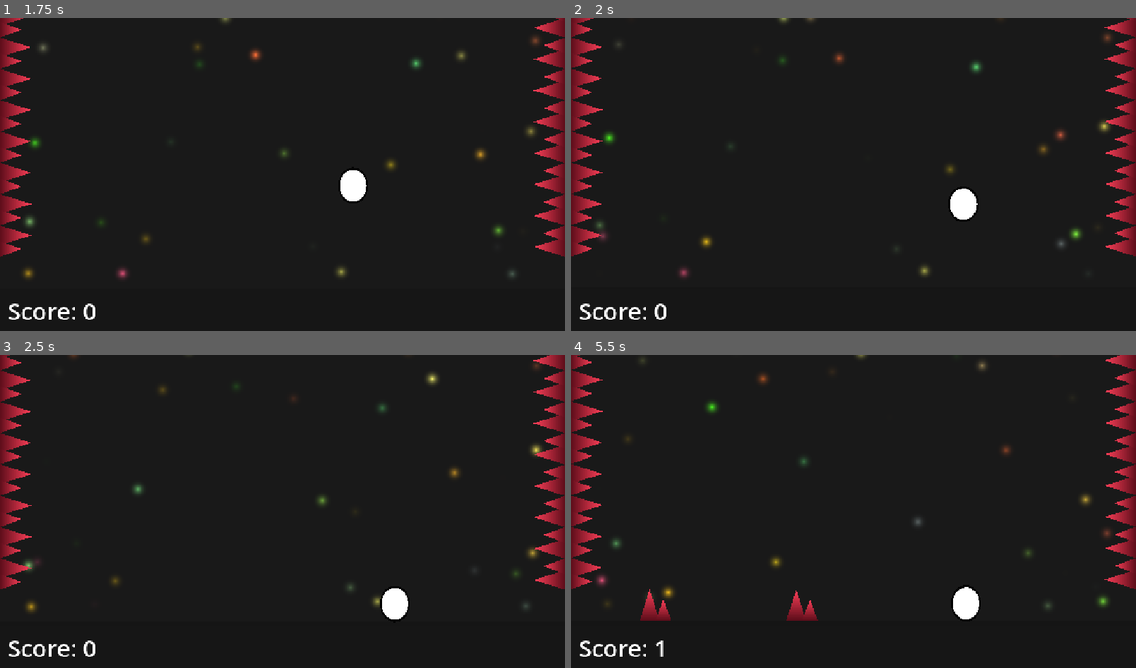
Above: before the commit, frames 1-4 (two rows, left to right).
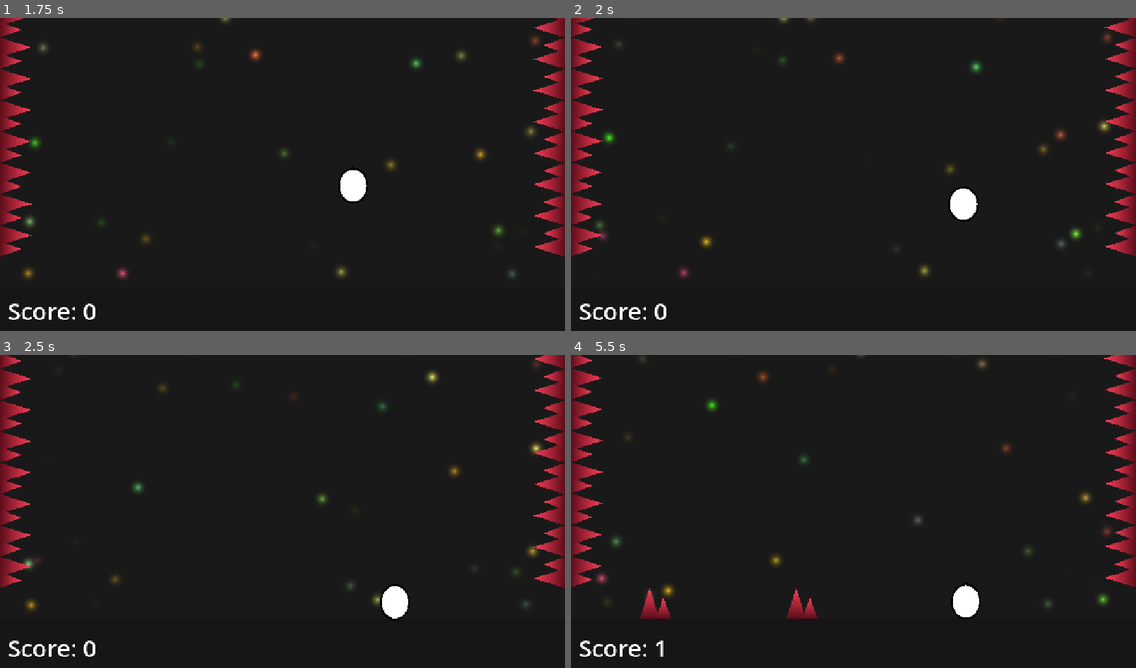
Above: after the commit, the same moments.

Repository: vindognz/dodge-the-spikes
Game: Godot game, scene res://scenes/start.tscn
Two runs of this game, one before a commit and one after it. Both use one fixed random seed, a clock stepped at 60 frames per second and the inputs below.
Inputs (mouse positions are in pixels of both pictures, inside the frame that each line leads up to):
- Up to frame 1 (1.75 s): click "Play" at 0.5 s; tap Enter at 1.25 s; move the mouse to (406, 161) at 1.27 s; hold Right (right) from 1.28 s (still down); hold Space (jump) from 1.28 s (still down); click (406, 161) at 1.42 s
- Up to frame 2 (2 s): keep holding Right (right); keep holding Space (jump)
- Up to frame 3 (2.5 s): release Right (right) at 2 s; release Space (jump) at 2 s; drag from (169, 530) to (16, 577) at 2.02 s
- Up to frame 4 (5.5 s): move the mouse to (910, 442) at 2.77 s; hold A (left) 2.78-3.5 s; hold Space (jump) 2.78-3.5 s; tap Shift at 2.85 s; drag from (825, 577) to (587, 545) at 3.52 s; move the mouse to (1023, 561) at 4.27 s; hold Right (right) 4.28-5 s; hold Space (jump) 4.28-5 s; tap Alt at 4.35 s; drag from (684, 464) to (587, 514) at 5.02 s

Frame 1 is identical in both runs. In frame 2, less than 0.1% of the frame differs, in the area x 0-100%, y 0-76%; in frame 3, 1.5%; in frame 4, 1.8%, in the area x 0-100%, y 0-85%.

Commit message:
Added sound! + README touchups

Diff:
--- a/scenes/game.tscn
+++ b/scenes/game.tscn
@@ -2,8 +2,10 @@
 
 [ext_resource type="Script" uid="uid://d23eduqv4knlu" path="res://scripts/game.gd" id="1_lnu2h"]
 [ext_resource type="PackedScene" uid="uid://bvyjhp7v0x04v" path="res://scenes/player.tscn" id="1_uwrxv"]
+[ext_resource type="AudioStream" uid="uid://ci6pnpumog1wo" path="res://assets/sfx/score.wav" id="2_dinhu"]
 [ext_resource type="Shader" uid="uid://du1y2b5vp0oos" path="res://shaders/fireflies_bg.gdshader" id="2_iywne"]
 [ext_resource type="PackedScene" uid="uid://uxx4nd6pm7q2" path="res://scenes/spike.tscn" id="2_yqjtg"]
+[ext_resource type="AudioStream" uid="uid://q30ifgphetwl" path="res://assets/sfx/levelup.wav" id="3_kvuet"]
 [ext_resource type="Script" uid="uid://b8dajrp0j8p8l" path="res://scripts/fireflies.gd" id="3_p57ef"]
 [ext_resource type="Script" uid="uid://beo50xf5lvt7u" path="res://scripts/spike_controller.gd" id="4_lbhrr"]
 [ext_resource type="Script" uid="uid://kwpd12r52fn2" path="res://scripts/camera.gd" id="5_gee14"]
@@ -29,6 +31,15 @@
 
 [node name="Game" type="Node2D" unique_id=989393803]
 script = ExtResource("1_lnu2h")
+
+[node name="Sounds" type="Node2D" parent="." unique_id=463445778]
+
+[node name="ScoreSound" type="AudioStreamPlayer2D" parent="Sounds" unique_id=1431205010]
+stream = ExtResource("2_dinhu")
+volume_db = -4.0
+
+[node name="LevelUpSound" type="AudioStreamPlayer2D" parent="Sounds" unique_id=475620454]
+stream = ExtResource("3_kvuet")
 
 [node name="small bottom bg rect" type="ColorRect" parent="." unique_id=714083169]
 z_index = -1
--- a/scenes/player.tscn
+++ b/scenes/player.tscn
@@ -3,6 +3,9 @@
 [ext_resource type="Script" uid="uid://cxa0dr5e57cgo" path="res://scripts/player.gd" id="1_g2els"]
 [ext_resource type="Script" uid="uid://b1331flfnuqsm" path="res://scripts/sparks_controller.gd" id="2_g2els"]
 [ext_resource type="PackedScene" uid="uid://ymsijdw8rwbl" path="res://scenes/spark.tscn" id="3_qhqgy"]
+[ext_resource type="AudioStream" uid="uid://bq3h7ej2mvjgp" path="res://assets/sfx/jump.wav" id="4_dqkch"]
+[ext_resource type="AudioStream" uid="uid://dukvfqd0yc57g" path="res://assets/sfx/thud.wav" id="5_qlg0r"]
+[ext_resource type="AudioStream" uid="uid://woen32x1qr2n" path="res://assets/sfx/death.wav" id="6_tuyoq"]
 
 [sub_resource type="CircleShape2D" id="CircleShape2D_j8q1p"]
 radius = 8.0
@@ -16,3 +19,13 @@
 [node name="SparksController" type="Node2D" parent="." unique_id=512559077]
 script = ExtResource("2_g2els")
 spark_scene = ExtResource("3_qhqgy")
+
+[node name="JumpSound" type="AudioStreamPlayer2D" parent="." unique_id=2105010388]
+stream = ExtResource("4_dqkch")
+volume_db = -10.0
+
+[node name="ThudSound" type="AudioStreamPlayer2D" parent="." unique_id=322180431]
+stream = ExtResource("5_qlg0r")
+
+[node name="DeathSound" type="AudioStreamPlayer2D" parent="." unique_id=983816307]
+stream = ExtResource("6_tuyoq")
--- a/scripts/level_controller.gd
+++ b/scripts/level_controller.gd
@@ -1,6 +1,7 @@
 extends Node2D
 
 @onready var level_banner: Label = $"../CanvasLayer/LevelBanner"
+@onready var level_up_sound: AudioStreamPlayer2D = $"../Sounds/LevelUpSound"
 
 func _ready() -> void:
 	level_banner.modulate.a = 0.0
@@ -24,6 +25,7 @@
 	Global.level += 1
 	Global.spawned_this_level = 0
 	level_banner.text = "Level " + str(Global.level)
+	level_up_sound.play()
 
 	var tween = create_tween()
 	tween.tween_property(level_banner, "modulate:a", 1.0, 0.4)
--- a/scripts/player.gd
+++ b/scripts/player.gd
@@ -2,6 +2,9 @@
 
 @onready var camera: Camera2D = $"../Camera"
 @onready var sparks_controller: Node2D = $SparksController
+@onready var jump_sound: AudioStreamPlayer2D = $JumpSound
+@onready var thud_sound: AudioStreamPlayer2D = $ThudSound
+@onready var death_sound: AudioStreamPlayer2D = $DeathSound
 
 const SPEED: float = 80.0
 const JUMP_VELOCITY: float = 400.0
@@ -31,6 +34,7 @@
 	if Input.is_action_pressed("jump") and is_on_floor():
 		velocity.y = -JUMP_VELOCITY
 		target_scale = Vector2(1.15, 0.85)
+		jump_sound.play()
 
 	var direction := Input.get_axis("left", "right")
 
@@ -45,7 +49,9 @@
 	was_on_floor = is_on_floor()
 
 	if just_landed:
-		camera.shake(5.0, 0.1)
+		camera.shake(7.0, 0.1)
+		thud_sound.pitch_scale = randf_range(0.5, 1.5)
+		thud_sound.play()
 		var tween = create_tween()
 		tween.tween_property(self, "draw_scale", Vector2(1.35, 0.65), 0.05)
 		tween.tween_property(self, "draw_scale", Vector2(0.85, 1.15), 0.06)
@@ -63,5 +69,6 @@
 
 func on_death() -> void:
 	Global.running = false
+	death_sound.play()
 	sparks_controller.burst()
-	camera.shake(7.5, 0.25)
+	camera.shake(10.5, 0.25)
--- a/scripts/spike.gd
+++ b/scripts/spike.gd
@@ -59,9 +59,11 @@
 		if direction == 1 and position.x > player.position.x:
 			scored = true
 			Global.score += 1
+			get_parent().get_node("Sounds/ScoreSound").play()
 		elif direction == -1 and position.x < player.position.x:
 			scored = true
 			Global.score += 1
+			get_parent().get_node("Sounds/ScoreSound").play()
 
 	if half_width > 0:
 		if position.x > half_width + 20 or position.x < -half_width - 20:
Not shown, added: assets/sfx/death.wav.import
Not shown, added: assets/sfx/jump.wav.import
Not shown, added: assets/sfx/levelup.wav.import
Not shown, added: assets/sfx/score.wav.import
Not shown, added: assets/sfx/thud.wav.import
Not shown, changed: README.md
Not shown, added: assets/sfx/death.wav
Not shown, added: assets/sfx/jump.wav
Not shown, added: assets/sfx/levelup.wav
Not shown, added: assets/sfx/score.wav
Not shown, added: assets/sfx/thud.wav
Not shown, changed: web-export/index.html
(and 1 more such lines)
